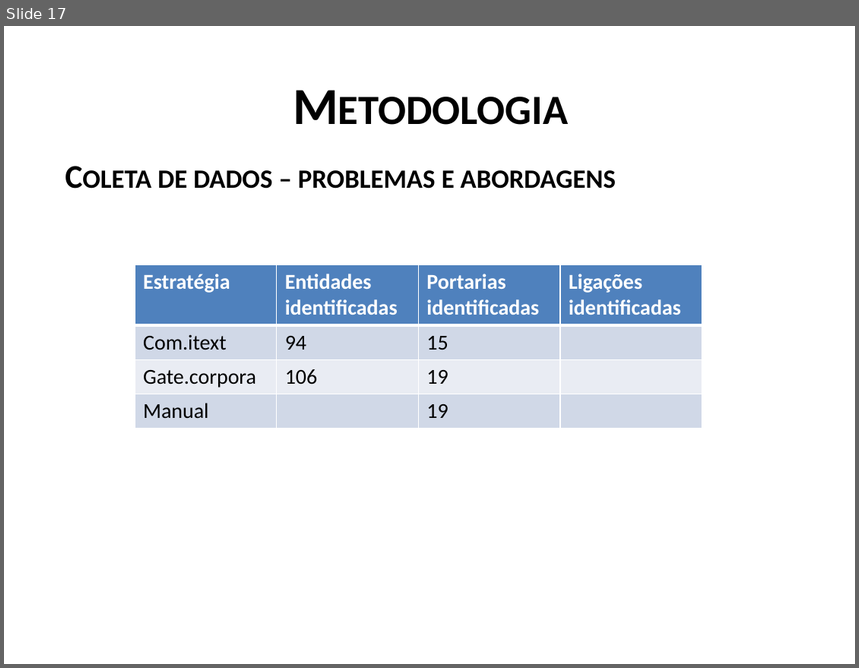
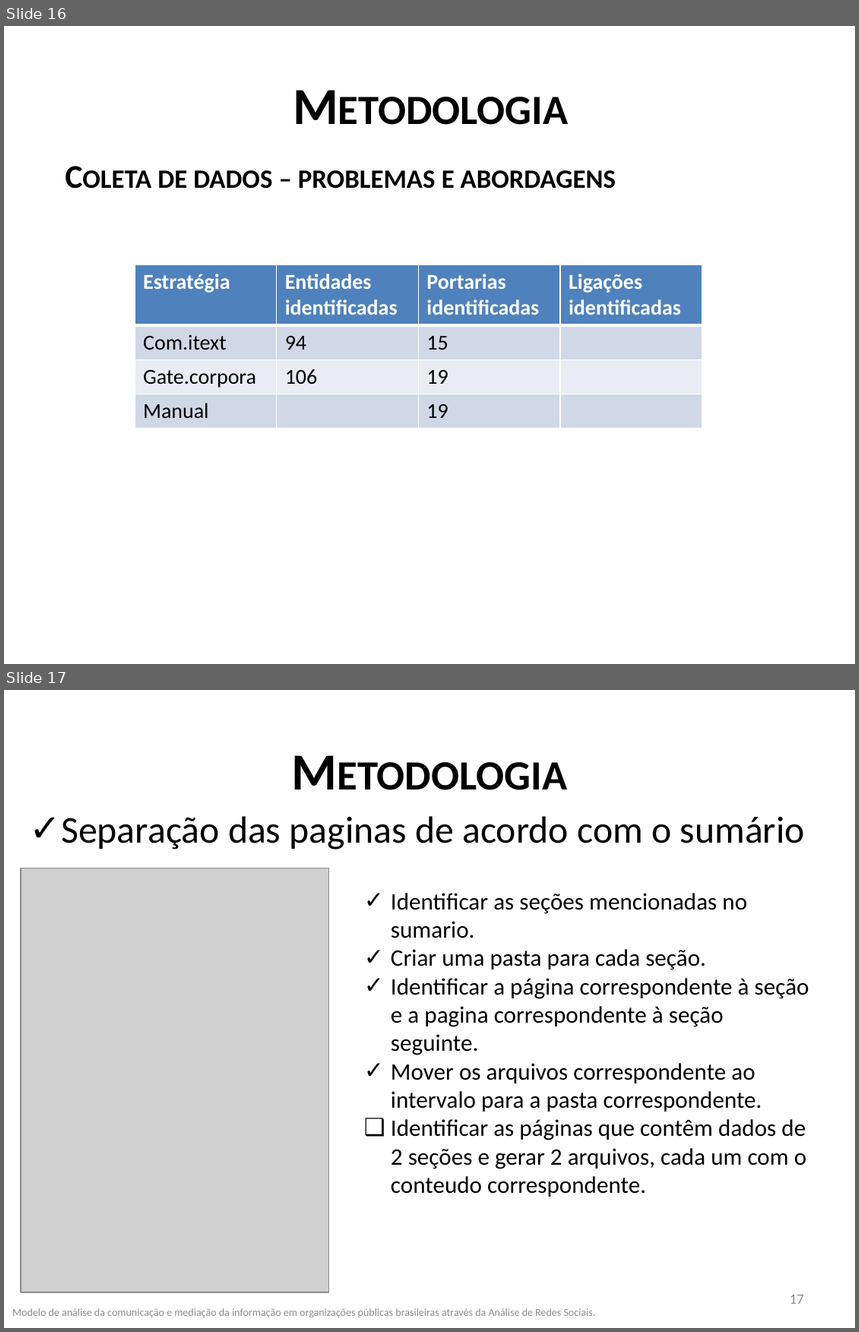
Before and after one commit to frubbs/analisador-dou, a slide deck: Dissertacao/Apresentação1.pptx. Shown one above the other, each under a label of ours: slide 17 before the commit, slides 16 and 17 after it. The pictures are 859x668 and 859x1332 pixels, drawn with LibreOffice and Linux fonts; fonts in the diff are those of the drawing; grey boxes stand for pictures. Boxes give left, top, right and bottom in pixels: in the first picture for what was removed or moved away, otherwise in the second. Text is boxed around its words. In the diff, an @@ line names an element or a change of style, - is before the commit and + after.

```diff
--- a/Dissertacao/Apresentação1.pptx
+++ b/Dissertacao/Apresentação1.pptx
@@ slide 17 added at [4,690,855,1328], background #FFFFFF @@
@@ title added at [47,716,813,822], 44 pt, text #000000, bold, small capitals @@
+Metodologia
@@ text added at [61,816,805,850], 32 pt, text #000000 @@
+✓ Separação das paginas de acordo com o sumário
@@ picture added at [21,869,329,1293] @@
@@ text added at [391,893,810,1197], 20 pt, text #000000 @@
+✓ Identificar as seções mencionadas no sumario.
+✓ Criar uma pasta para cada seção.
+✓ Identificar a página correspondente à seção e a pagina correspondente à seção seguinte.
+✓ Mover os arquivos correspondente ao intervalo para a pasta correspondente.
+❑ Identificar as páginas que contêm dados de 2 seções e gerar 2 arquivos, cada um com o conteudo correspondente.
@@ page number added at [790,1295,804,1304], 12 pt, text #8C8C8C @@
+17
@@ text added at [12,1309,596,1319], 9 pt, text #8C8C8C @@
+Modelo de análise da comunicação e mediação da informação em organizações públicas brasileiras através da Análise de Redes Sociais.
@@ what was slide 17 is now slide 16 @@
```
Also in this commit, not shown: 8 slides changed, 6 other slides added, 5 slides removed, 18 other files.
